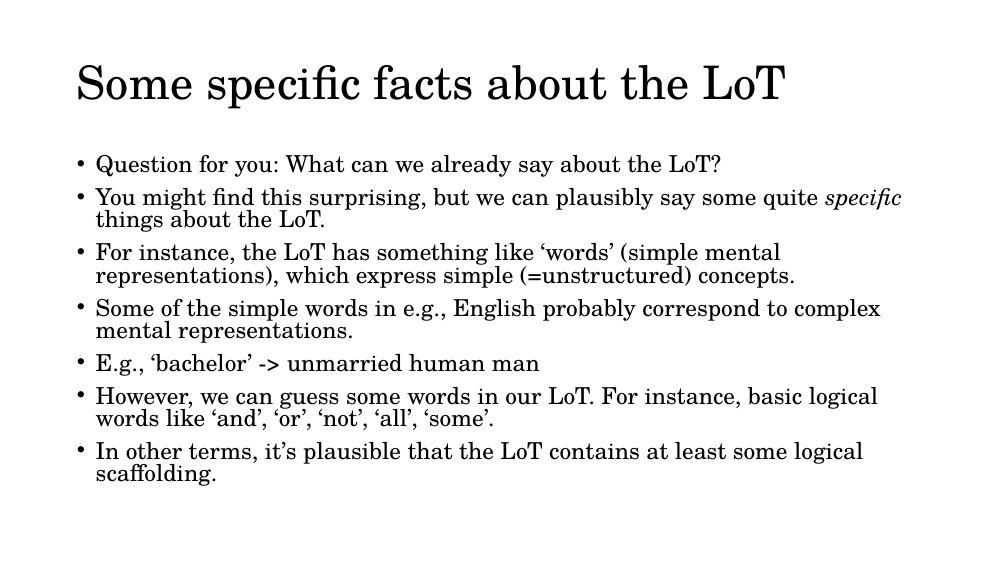
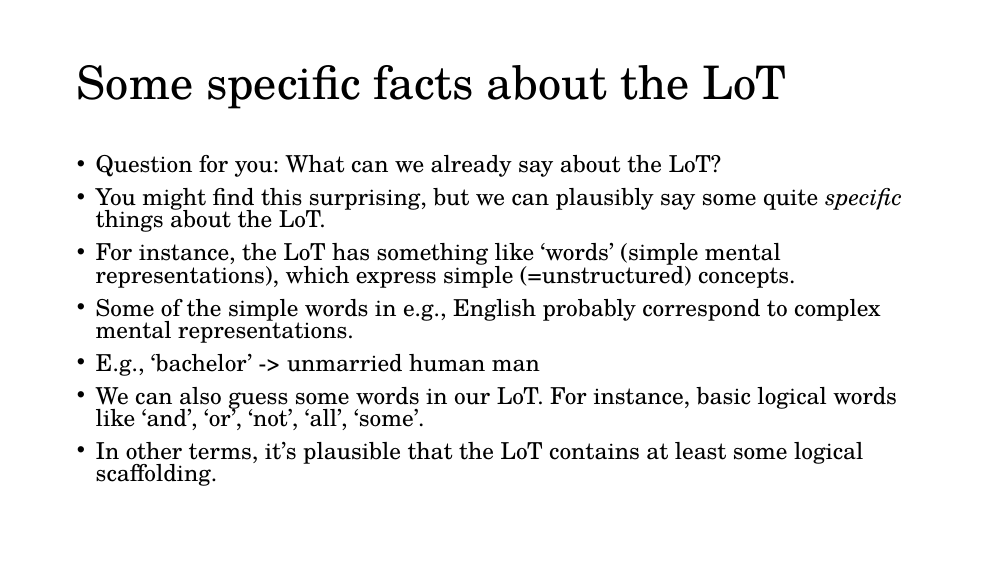
Before and after one commit to thelogicalgrammar/pLoT_course, a slide deck: slide 26 of 1_introduction.pptx (slide 25 before the commit). Drawn at 1008x567 pixels with LibreOffice and Linux fonts; fonts in the diff are those of the drawing; background and template pictures are left out. Boxes give left, top, right and bottom in pixels: in the first picture for what was removed or moved away, otherwise in the second. Text is boxed around its words. In the diff, an @@ line names an element or a change of style, - is before the commit and + after.

```diff
--- a/1_introduction.pptx
+++ b/1_introduction.pptx
@@ text at [96,387,897,430]: text changed @@
-• However, we can guess some words in our LoT. For instance, basic logical words like ‘and’, ‘or’, ‘not’, ‘all’, ‘some’.
+• We can also guess some words in our LoT. For instance, basic logical words like ‘and’, ‘or’, ‘not’, ‘all’, ‘some’.
```
Also in this commit, not shown: 1 slide added, 4 other files.
